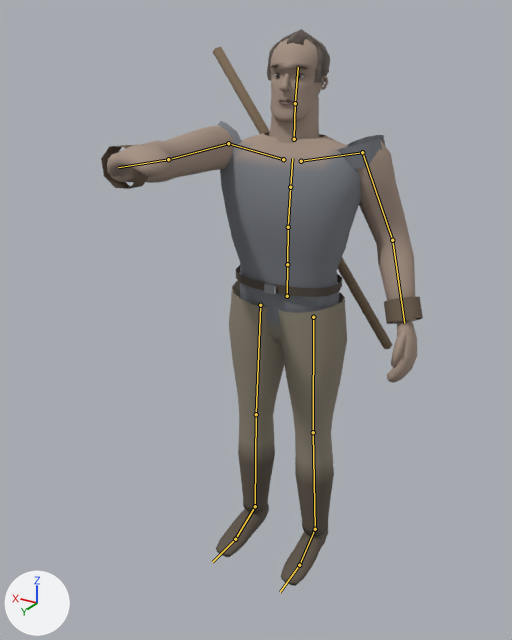
One commit to the glTF model assets/models/characters/ham.glb: the scene before it, then after it.
Camera for both pictures: a 50 mm camera at (-1.078, 2.005, 1.923) aimed at (-0.008, 0.222, 1.032). The axes (+X, +Y, +Z) are drawn at lower left. The lights are the same throughout. The picture after the commit comes second. Both versions are drawn at frame 6 of the action 'push'; the numbers are the values there. The bones that change, and the others that lie on the model, are drawn over the model as lines.

Names of what the first picture shows: 'Ham'.
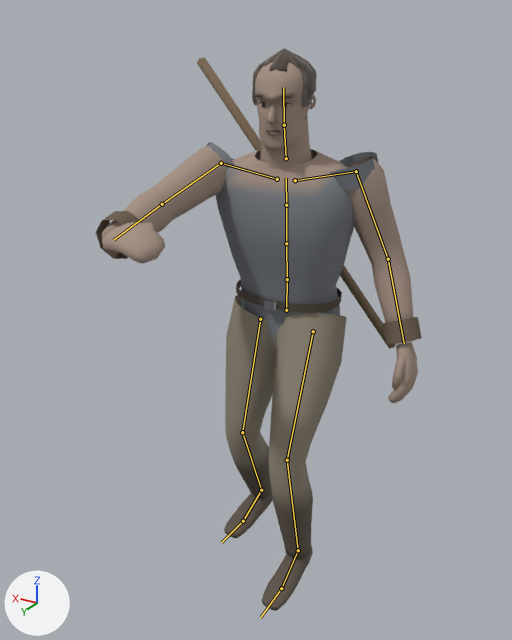
Changed parts and their boxes (x1, y1, x2, y2) in the pictures (512 x 640 px):
'Ham', posed: before (101, 29, 423, 586); after (96, 48, 422, 611)
bone 'Hips', root to tip: before (287, 296) to (287, 264); after (286, 310) to (287, 279)
bone 'Spine', root to tip: before (287, 264) to (288, 227); after (287, 279) to (286, 243)
bone 'Chest', root to tip: before (288, 227) to (290, 187); after (286, 243) to (286, 205)
bone 'UpperChest', root to tip: before (290, 187) to (292, 158); after (286, 205) to (286, 178)
bone 'LeftUpperArm', root to tip: before (362, 152) to (392, 240); after (356, 171) to (388, 259)
bone 'LeftLowerArm', root to tip: before (392, 240) to (404, 323); after (388, 259) to (404, 343)
bone 'RightUpperLeg', root to tip: before (260, 305) to (256, 414); after (260, 319) to (242, 432)
bone 'RightLowerLeg', root to tip: before (256, 414) to (255, 506); after (242, 432) to (261, 490)
bone 'RightFoot', root to tip: before (255, 506) to (235, 539); after (261, 490) to (243, 521)
bone 'LeftUpperLeg', root to tip: before (313, 317) to (313, 432); after (313, 331) to (287, 460)
bone 'LeftLowerLeg', root to tip: before (313, 432) to (315, 529); after (287, 460) to (298, 550)
bone 'LeftFoot', root to tip: before (315, 529) to (299, 565); after (298, 550) to (281, 588)

The change in detail:
Bone 'Hips' (bone_hips) moves from (0.0, 0.0, 0.0) to (0.0, -0.053, 0.0).
Bone 'Spine' (bone_spine) turns from (-2, 3, 0) to (2, 3, 0) degrees about its own x, y and z.
Bone 'Chest' (bone_chest) turns from (-2, 4, 0) to (3, 4, 0) degrees about its own x, y and z.
Bone 'UpperChest' (bone_upperchest) turns from (-2, 4, 0) to (3, 4, 0) degrees about its own x, y and z.
Bone 'LeftUpperArm' (bone_leftupperarm) turns from (-14, 5, -21) to (0, 1, -21) degrees about its own x, y and z.
Bone 'LeftLowerArm' (bone_leftlowerarm) turns from (29, 0, 0) to (22, 0, 0) degrees about its own x, y and z.
Bone 'RightUpperLeg' (bone_rightupperleg) turns from (-1, 0, -1) to (8, 0, -4) degrees about its own x, y and z.
Bone 'RightLowerLeg' (bone_rightlowerleg) turns from (2, 0, 0) to (-31, 0, 0) degrees about its own x, y and z.
Bone 'RightFoot' (bone_rightfoot) turns from (-1, 1, 1) to (23, 3, 4) degrees about its own x, y and z.
Bone 'LeftUpperLeg' (bone_leftupperleg) turns from (-1, 0, 1) to (25, 0, 2) degrees about its own x, y and z.
Bone 'LeftLowerLeg' (bone_leftlowerleg) turns from (2, 0, 0) to (-31, 0, 0) degrees about its own x, y and z.
Bone 'LeftFoot' (bone_leftfoot) turns from (-1, -1, -1) to (6, -2, -1) degrees about its own x, y and z.
